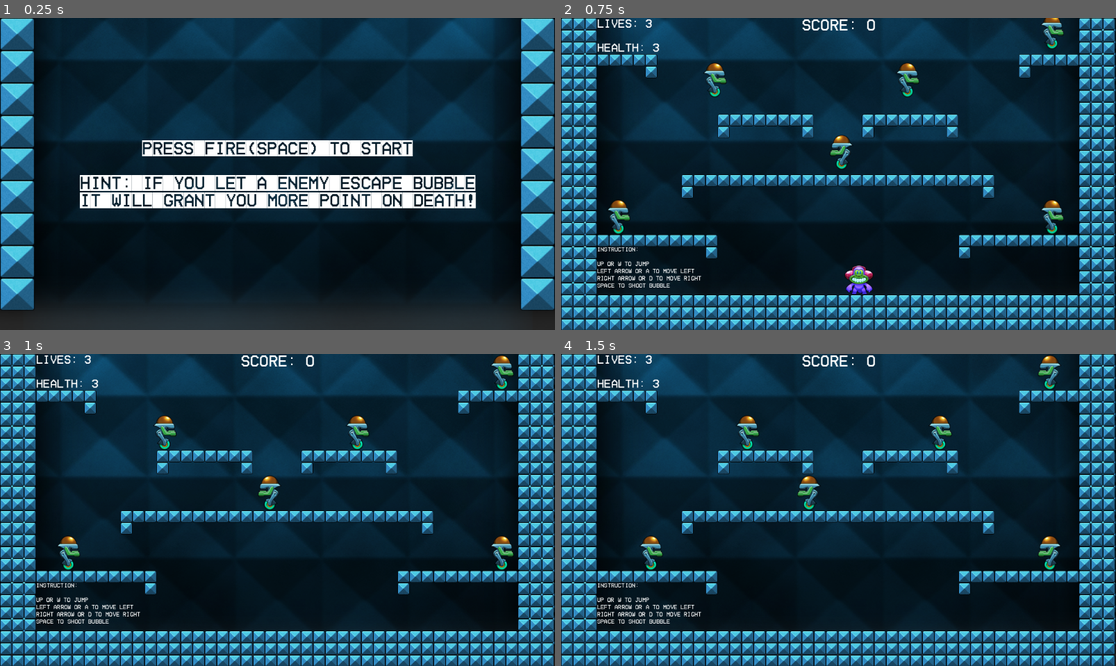
Above: before the commit, frames 1-4 (two rows, left to right).
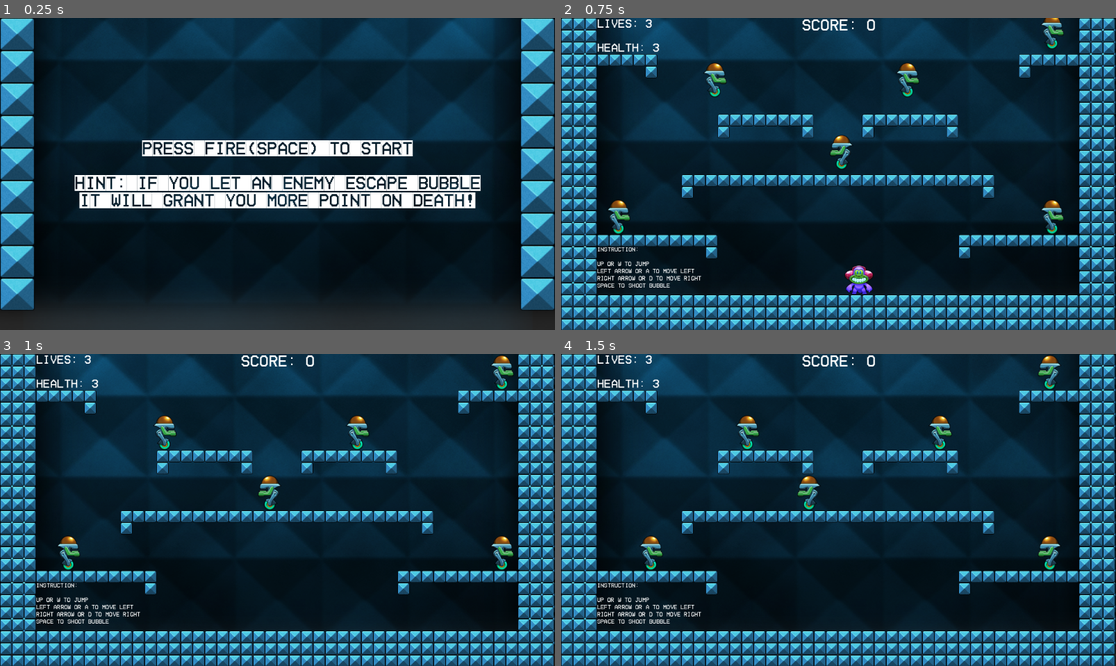
Above: after the commit, the same moments.

Repository: Zhaojun-Li/assignment-05
Game: Godot game, scene res://scenes/main/Main.tscn
Two runs of this game, one before a commit and one after it. Both use one fixed random seed, a clock stepped at 60 frames per second and the inputs below.
Inputs:
- Up to frame 1 (0.25 s): no input
- Up to frame 2 (0.75 s): tap Enter at 0.5 s; hold D (move_right) from 0.53 s (still down); tap Space (fire) at 0.6 s
- Up to frame 3 (1 s): keep holding D (move_right); tap W (jump) at 0.77 s
- Up to frame 4 (1.5 s): keep holding D (move_right); tap Space (fire) at 1.35 s

The runs differ from the first frame. In frame 1, 2.9% of the frame differs, in the area x 13-87%, y 50-62%; in frame 2, nothing differs; in frame 3, nothing differs; in frame 4, nothing differs.

Commit message:
Wording fix

Diff:
--- a/scenes/screens/Menu.tscn
+++ b/scenes/screens/Menu.tscn
@@ -29,6 +29,6 @@
 theme_override_font_sizes/font_size = 36
 text = "Press Fire(Space) to Start
 
-Hint: If you let a enemy escape bubble
+Hint: If you let an enemy escape bubble
 it will grant you more point on death!"
 horizontal_alignment = 1
Not shown: 2 places in scenes/entities/player/Player.tscn that only renumber resources
